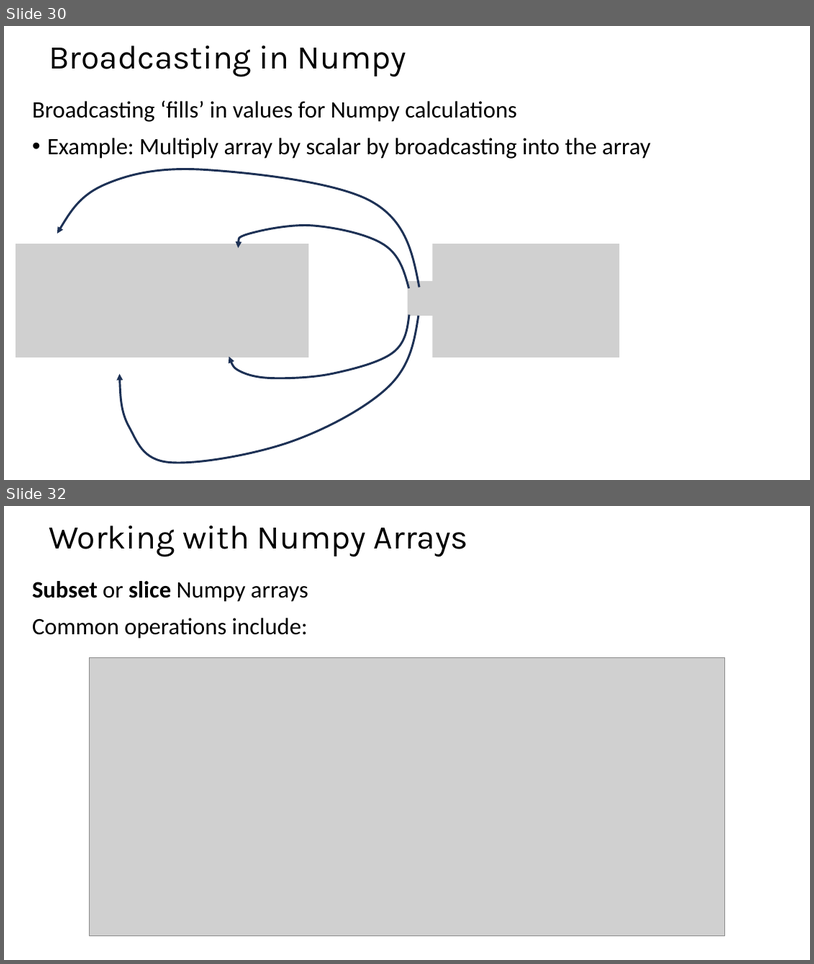
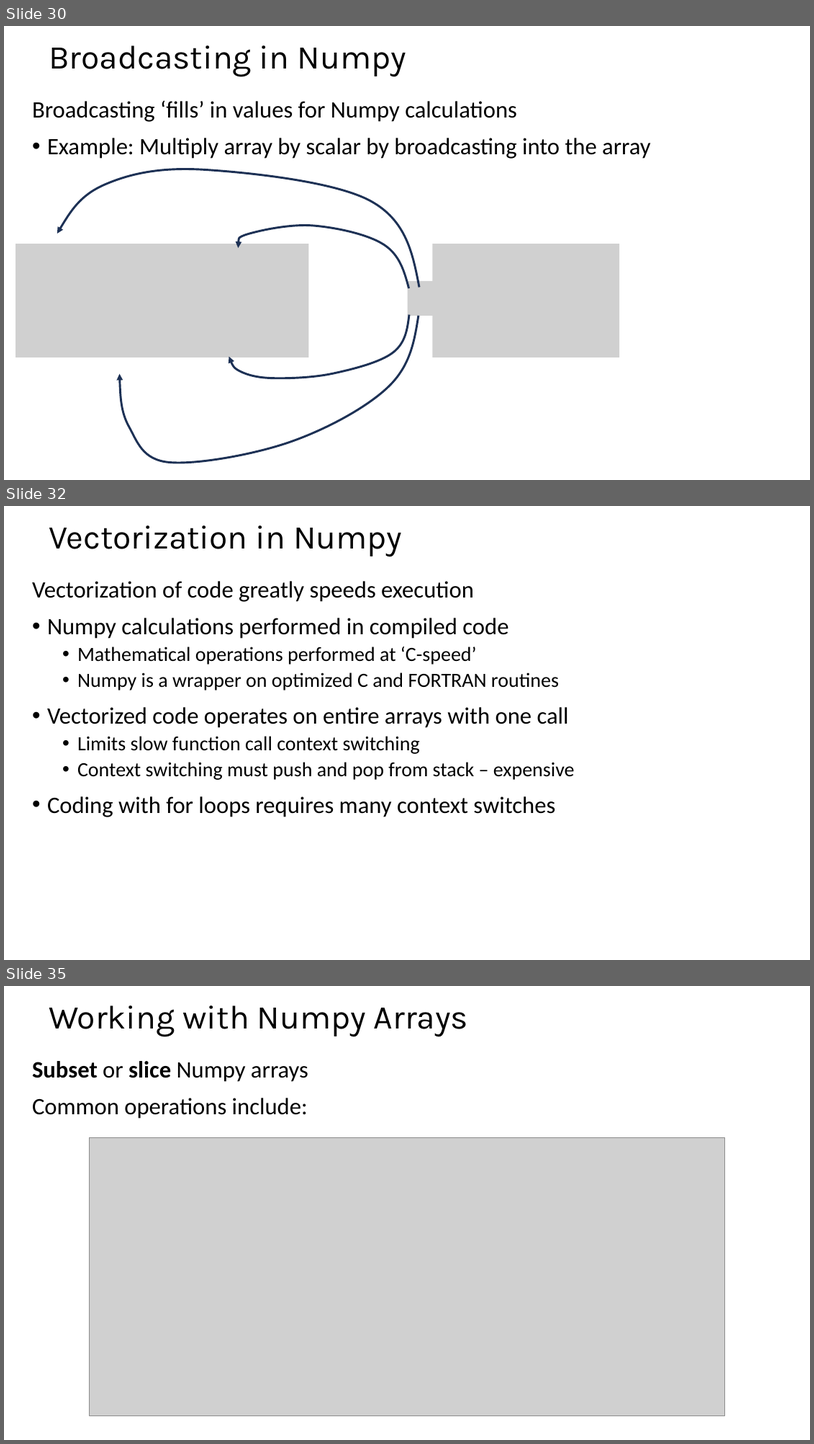
Before and after one commit to StephenElston/CSCI-E-83, a slide deck: SupplementaryMaterials/ReviewOfLinearAlgebra.pptx. Shown one above the other, each under a label of ours: slides 30 and 32 before the commit, slides 30, 32 and 35 after it; the slides between them are not shown. The pictures are 814x964 and 814x1444 pixels, drawn with LibreOffice and Linux fonts; fonts in the diff are those of the drawing; grey boxes stand for pictures. Boxes give left, top, right and bottom in pixels: in the first picture for what was removed or moved away, otherwise in the second. Text is boxed around its words. In the diff, an @@ line names an element or a change of style, - is before the commit and + after.

Commit message:
Added vectorization slides

```diff
--- a/SupplementaryMaterials/ReviewOfLinearAlgebra.pptx
+++ b/SupplementaryMaterials/ReviewOfLinearAlgebra.pptx
@@ slide 32 added at box(4, 506, 810, 960), background #FFFFFF @@
@@ title added at box(49, 525, 402, 556), 39.6 pt, text #000000 @@
+Vectorization in Numpy
@@ text added at box(32, 581, 575, 817), 24 pt, text #000000 @@
+Vectorization of code greatly speeds execution
+• Numpy calculations performed in compiled code
+  • Mathematical operations performed at ‘C-speed’
+  • Numpy is a wrapper on optimized C and FORTRAN routines
+• Vectorized code operates on entire arrays with one call
+  • Limits slow function call context switching
+  • Context switching must push and pop from stack – expensive
+• Coding with for loops requires many context switches
@@ what was slide 32 is now slide 35 @@
```
Also in this commit, not shown: 1 slide changed, 2 other slides added.
